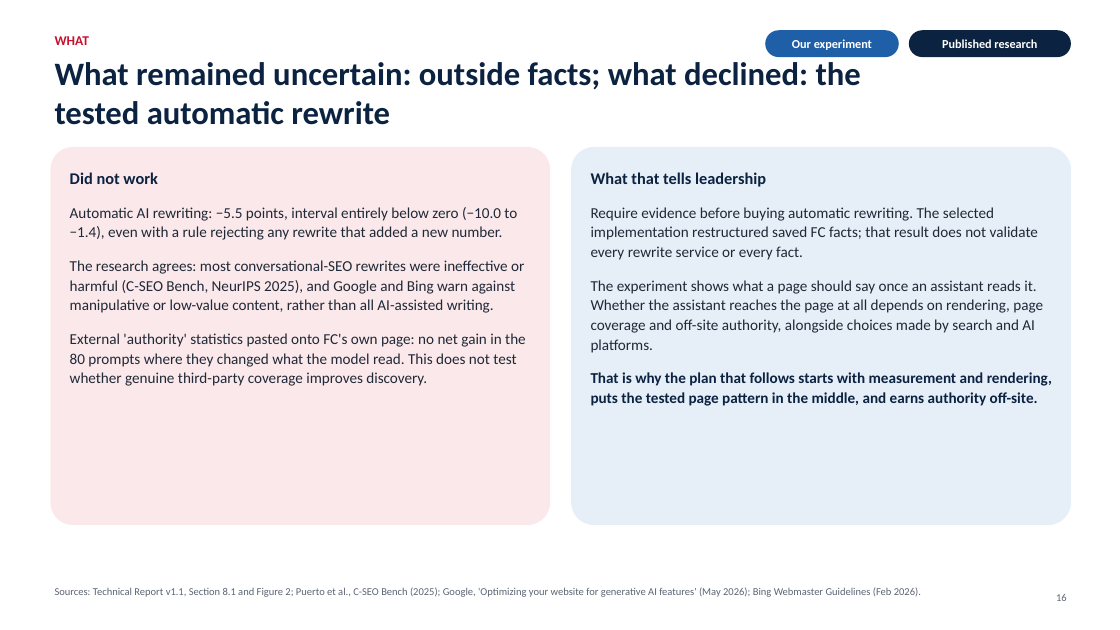
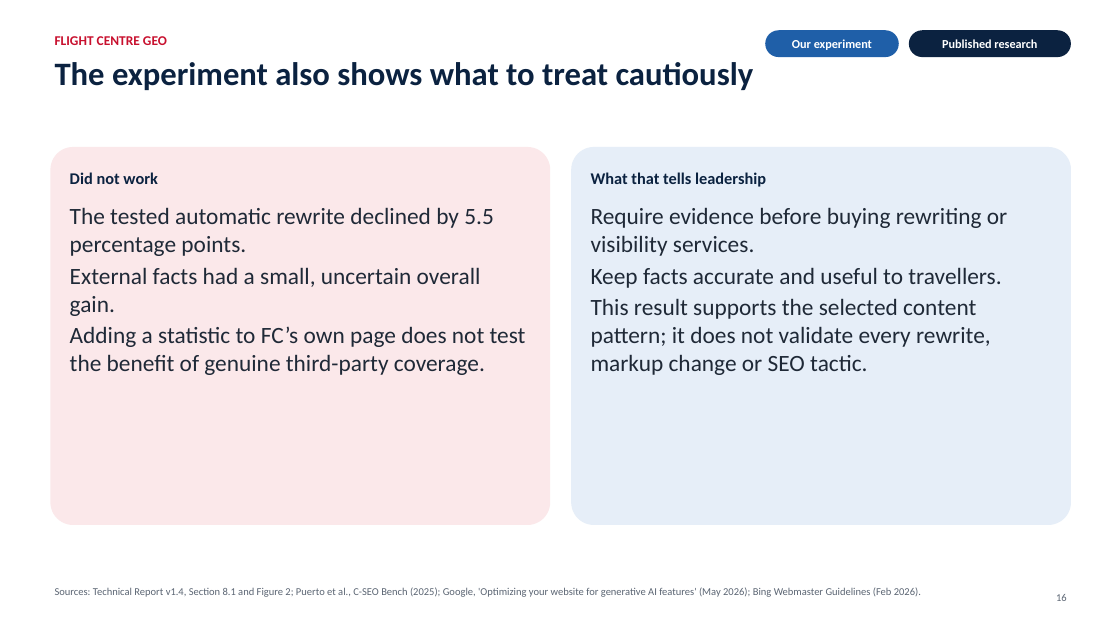
Before and after one commit to muhammadmubbashar/GEO--Generative-Engine-Optimisation, a slide deck: slide 16 of presentation/FC_GEO_Leadership_Final.pptx. Drawn at 1120x630 pixels with LibreOffice and Linux fonts; fonts in the diff are those of the drawing. Boxes give left, top, right and bottom in pixels: in the first picture for what was removed or moved away, otherwise in the second. Text is boxed around its words. In the diff, an @@ line names an element or a change of style, - is before the commit and + after.

```diff
--- a/presentation/FC_GEO_Leadership_Final.pptx
+++ b/presentation/FC_GEO_Leadership_Final.pptx
@@ text at bbox=[55, 36, 167, 45]: text changed @@
-WHAT
+FLIGHT CENTRE GEO
@@ text at bbox=[55, 62, 754, 90]: text changed @@
-What remained uncertain: outside facts; what declined: the tested automatic rewrite
+The experiment also shows what to treat cautiously
@@ text at bbox=[70, 207, 526, 375]: text changed; size 13 to 20 pt @@
-Automatic AI rewriting: −5.5 points, interval entirely below zero (−10.0 to −1.4), even with a rule rejecting any rewrite that added a new number.
-The research agrees: most conversational-SEO rewrites were ineffective or harmful (C-SEO Bench, NeurIPS 2025), and Google and Bing warn against manipulative or low-value content, rather than all AI-assisted writing.
-External 'authority' statistics pasted onto FC's own page: no net gain in the 80 prompts where they changed what the model read. This does not test whether genuine third-party coverage improves discovery.
+The tested automatic rewrite declined by 5.5 percentage points.
+External facts had a small, uncertain overall gain.
+Adding a statistic to FC’s own page does not test the benefit of genuine third-party coverage.
@@ text at bbox=[591, 207, 1007, 375]: text changed; size 13 to 20 pt @@
-Require evidence before buying automatic rewriting. The selected implementation restructured saved FC facts; that result does not validate every rewrite service or every fact.
-The experiment shows what a page should say once an assistant reads it. Whether the assistant reaches the page at all depends on rendering, page coverage and off-site authority, alongside choices made by search and AI platforms.
-That is why the plan that follows starts with measurement and rendering, puts the tested page pattern in the middle, and earns authority off-site.
+Require evidence before buying rewriting or visibility services.
+Keep facts accurate and useful to travellers.
+This result supports the selected content pattern; it does not validate every rewrite, markup change or SEO tactic.
@@ text at bbox=[55, 587, 921, 597]: text changed @@
-Sources: Technical Report v1.1, Section 8.1 and Figure 2; Puerto et al., C-SEO Bench (2025); Google, 'Optimizing your website for generative AI features' (May 2026); Bing Webmaster Guidelines (Feb 2026).
+Sources: Technical Report v1.4, Section 8.1 and Figure 2; Puerto et al., C-SEO Bench (2025); Google, 'Optimizing your website for generative AI features' (May 2026); Bing Webmaster Guidelines (Feb 2026).
```
Also in this commit, not shown: 30 other slides changed, 4 slides added, 6 other files.
